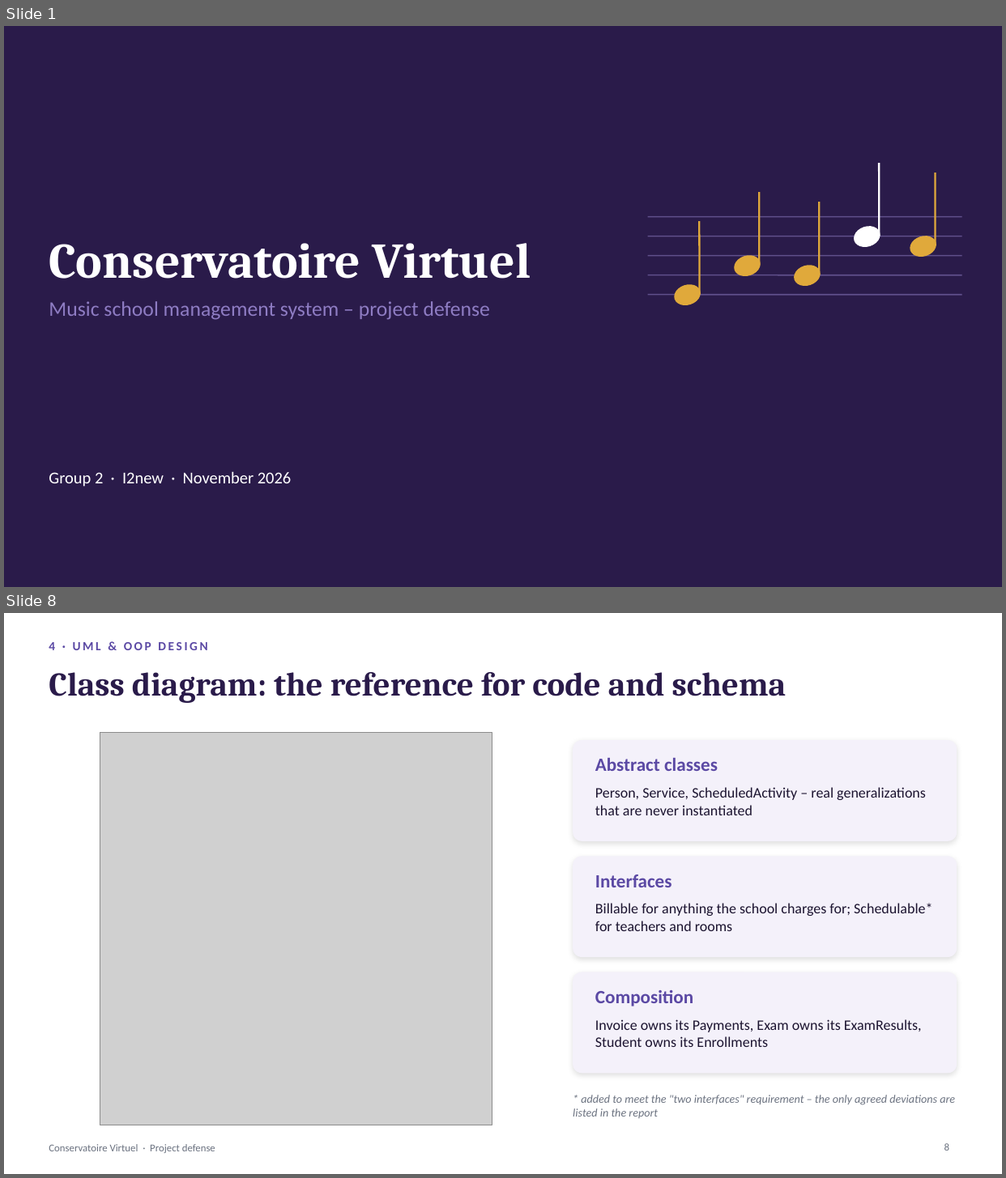
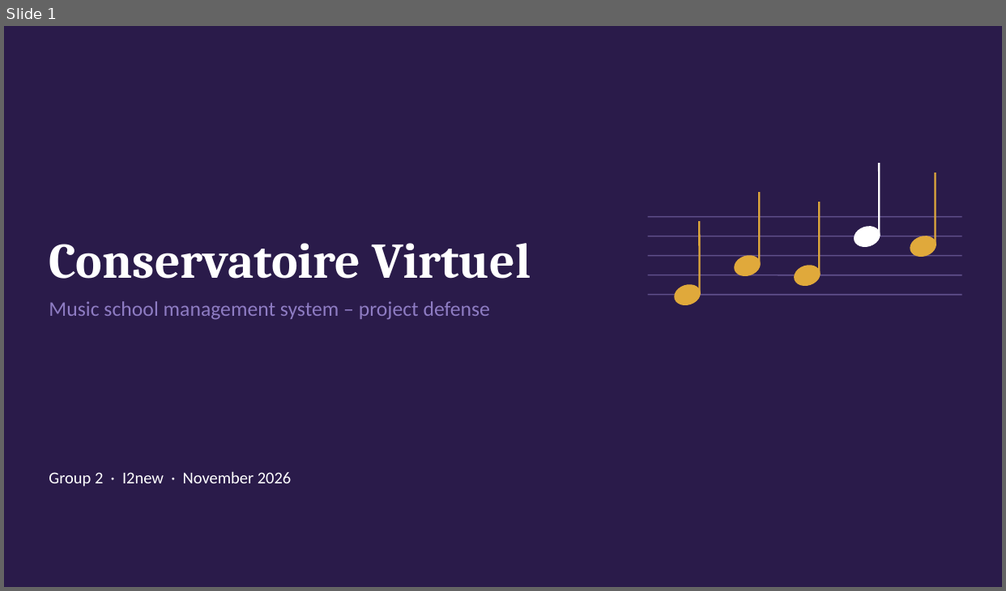
Before and after one commit to sims-yann/Conservatore_Virtuel, a slide deck: Conservatoire-Virtuel-Defense.pptx. Shown one above the other, each under a label of ours: slides 1 and 8 before the commit, slide 1 after it; the slides between them are not shown. The pictures are 1006x1178 and 1006x591 pixels, drawn with LibreOffice and Linux fonts; fonts in the diff are those of the drawing; grey boxes stand for pictures. Boxes give left, top, right and bottom in pixels: in the first picture for what was removed or moved away, otherwise in the second. Text is boxed around its words. In the diff, an @@ line names an element or a change of style, - is before the commit and + after.

```diff
--- a/Conservatoire-Virtuel-Defense.pptx
+++ b/Conservatoire-Virtuel-Defense.pptx
@@ slide 8 removed at <box>4,613,1002,1174</box>, background #FFFFFF @@
@@ text removed at <box>49,642,207,650</box> @@
-4 · UML & OOP DESIGN
@@ title removed at <box>49,672,786,703</box> @@
-Class diagram: the reference for code and schema
@@ picture removed at <box>100,733,492,1126</box> @@
@@ rounded rectangle removed at <box>573,740,957,841</box> @@
@@ text removed at <box>595,758,718,771</box> @@
-Abstract classes
@@ text removed at <box>595,787,926,815</box> @@
-Person, Service, ScheduledActivity – real generalizations that are never instantiated
@@ rounded rectangle removed at <box>573,856,957,957</box> @@
@@ text removed at <box>595,875,672,888</box> @@
-Interfaces
@@ text removed at <box>595,903,932,931</box> @@
-Billable for anything the school charges for; Schedulable* for teachers and rooms
@@ rounded rectangle removed at <box>573,973,957,1073</box> @@
@@ text removed at <box>595,990,693,1007</box> @@
-Composition
@@ text removed at <box>595,1020,922,1047</box> @@
-Invoice owns its Payments, Exam owns its ExamResults, Student owns its Enrollments
@@ text removed at <box>573,1095,955,1118</box> @@
-* added to meet the "two interfaces" requirement – the only agreed deviations are listed in the report
@@ text removed at <box>49,1144,215,1153</box> @@
-Conservatoire Virtuel · Project defense
@@ page number removed at <box>944,1144,949,1151</box> @@
-8
```
Also in this commit, not shown: 3 slides changed, 9 slides added, 12 other slides removed, 1 other file.
